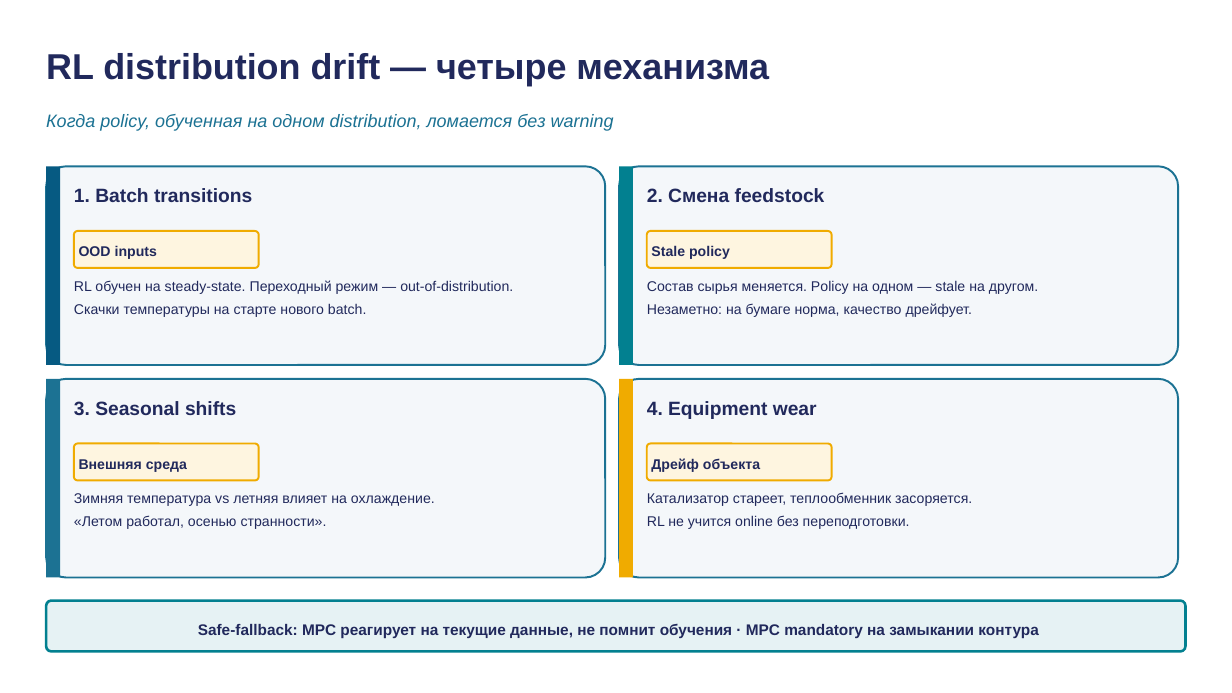
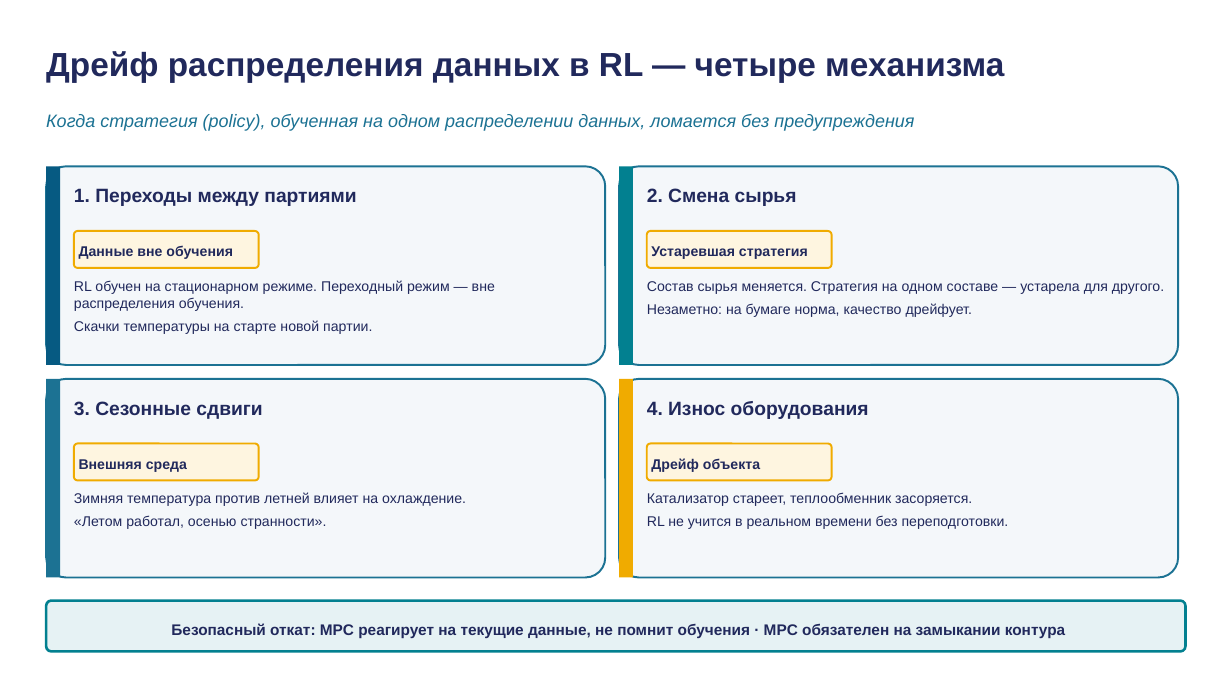
Before and after one commit to tellina-study/AI-usage-lessons, a slide deck: slide 26 of library/lectures/lec-11/rendered/lec-11.pptx. Drawn at 1232x693 pixels with LibreOffice and Linux fonts; fonts in the diff are those of the drawing. Boxes give left, top, right and bottom in pixels: in the first picture for what was removed or moved away, otherwise in the second. Text is boxed around its words. In the diff, an @@ line names an element or a change of style, - is before the commit and + after.

```diff
--- a/library/lectures/lec-11/rendered/lec-11.pptx
+++ b/library/lectures/lec-11/rendered/lec-11.pptx
@@ text at [46, 51, 1004, 82]: text changed; size 28 to 26 pt @@
-RL distribution drift — четыре механизма
+Дрейф распределения данных в RL — четыре механизма
@@ text at [46, 114, 914, 131]: text changed @@
-Когда policy, обученная на одном distribution, ломается без warning
+Когда стратегия (policy), обученная на одном распределении данных, ломается без предупреждения
@@ text at [74, 188, 356, 206]: text changed @@
-1. Batch transitions
+1. Переходы между партиями
@@ text at [647, 188, 797, 206]: text changed @@
-2. Смена feedstock
+2. Смена сырья
@@ text at [79, 245, 233, 259]: text changed @@
-OOD inputs
+Данные вне обучения
@@ text at [651, 246, 808, 259]: text changed @@
-Stale policy
+Устаревшая стратегия
@@ text at [74, 280, 495, 334]: text changed @@
-RL обучен на steady-state. Переходный режим — out-of-distribution.
-Скачки температуры на старте нового batch.
+RL обучен на стационарном режиме. Переходный режим — вне распределения обучения.
+Скачки температуры на старте новой партии.
@@ text at [647, 281, 1164, 317]: text changed @@
-Состав сырья меняется. Policy на одном — stale на другом.
-Незаметно: на бумаге норма, качество дрейфует.
+Состав сырья меняется. Стратегия на одном составе — устарела для другого.
+Незаметно: на бумаге норма, качество дрейфует.
@@ text at [74, 401, 262, 419]: text changed @@
-3. Seasonal shifts
+3. Сезонные сдвиги
@@ text at [647, 401, 869, 419]: text changed @@
-4. Equipment wear
+4. Износ оборудования
@@ text at [74, 492, 466, 529]: text changed @@
-Зимняя температура vs летняя влияет на охлаждение.
-«Летом работал, осенью странности».
+Зимняя температура против летней влияет на охлаждение.
+«Летом работал, осенью странности».
@@ text at [647, 492, 1009, 529]: text changed @@
-Катализатор стареет, теплообменник засоряется.
-RL не учится online без переподготовки.
+Катализатор стареет, теплообменник засоряется.
+RL не учится в реальном времени без переподготовки.
@@ text at [171, 623, 1065, 638]: text changed @@
-Safe-fallback: MPC реагирует на текущие данные, не помнит обучения · MPC mandatory на замыкании контура
+Безопасный откат: MPC реагирует на текущие данные, не помнит обучения · MPC обязателен на замыкании контура
```
Also in this commit, not shown: 37 other slides changed, 3 slides added, 1 slide removed, 7 other files.
